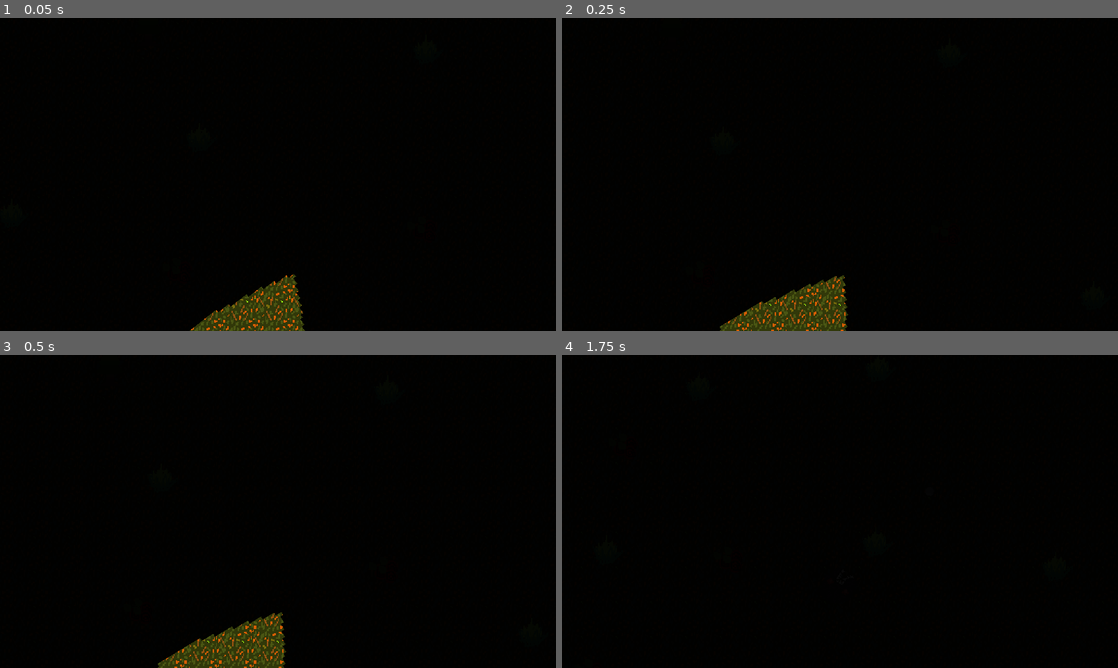
Above: before the commit, frames 1-4 (two rows, left to right).
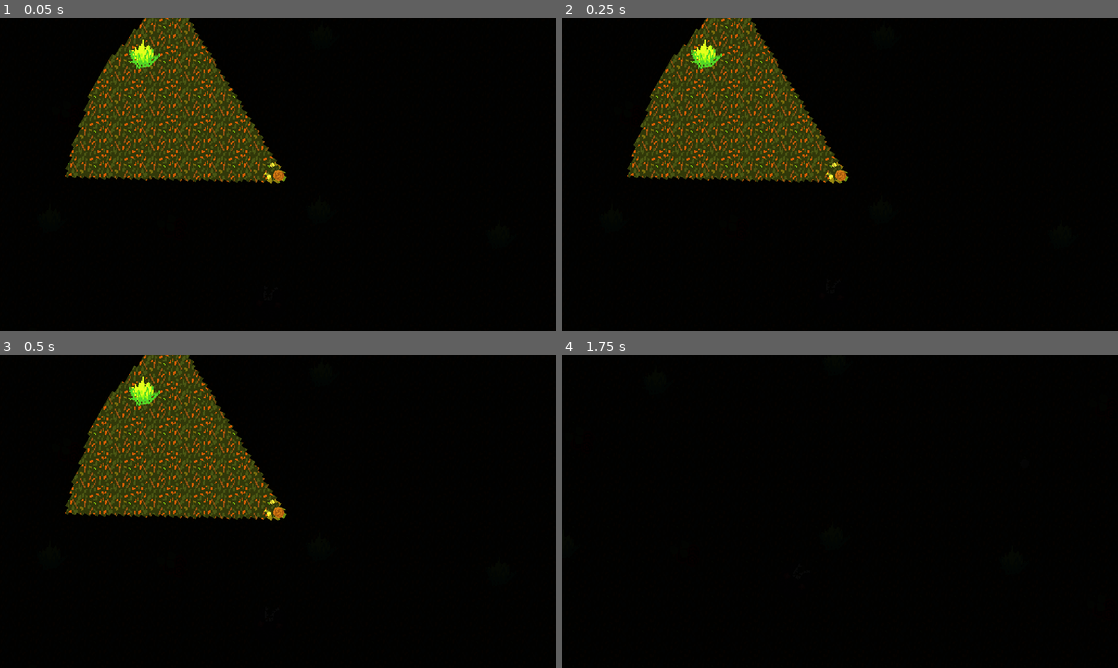
Above: after the commit, the same moments.

Repository: JMWProductions/mysterious-forest
Game: Godot game, scene res://scenes/World.tscn
The game is run twice, just before and just after one commit, with the same random seed, the same clock (stepped at 60 frames per second) and the same inputs.
Inputs (mouse positions are in pixels of both pictures, inside the frame that each line leads up to):
- Up to frame 1 (0.05 s): no input
- Up to frame 2 (0.25 s): no input
- Up to frame 3 (0.5 s): no input
- Up to frame 4 (1.75 s): tap Enter at 0.5 s; move the mouse to (962, 495) at 0.52 s; hold D (move_right) 0.53-1.28 s; click (962, 495) at 0.6 s; move the mouse to (728, 527) at 1.27 s; hold S (move_down) from 1.28 s (still down); click (728, 527) at 1.35 s

The runs differ from the first frame. In frame 1, 15% of the frame differs, in the area x 11-55%, y 0-100%; in frame 2, 16%; in frame 3, 16%, in the area x 11-52%, y 0-100%; in frame 4, less than 0.1%.
Error before the commit: Invalid get index 'position' (on base: 'previously freed instance'). (res://scripts/Boss.gd:19)
Error after the commit: Invalid get index 'position' (on base: 'previously freed instance'). (res://scripts/Camera2D.gd:10)

Commit message:
Fix camera

Diff:
--- a/scenes/World.tscn
+++ b/scenes/World.tscn
@@ -19,6 +19,11 @@
 position = Vector2( 0.694992, -2.58977 )
 script = ExtResource( 4 )
 
+[node name="Camera2D" type="Camera2D" parent="."]
+position = Vector2( 5.96046e-08, 2.6226e-06 )
+current = true
+script = ExtResource( 7 )
+
 [node name="Tile" type="Sprite" parent="."]
 position = Vector2( -807.384, -643.552 )
 texture = ExtResource( 5 )
@@ -458,11 +463,6 @@
 stream = ExtResource( 6 )
 autoplay = true
 
-[node name="Camera2D" type="Camera2D" parent="Player"]
-position = Vector2( -250, -142 )
-current = true
-script = ExtResource( 7 )
-
 [node name="Boss" parent="." instance=ExtResource( 3 )]
 position = Vector2( 241.03, 262.535 )
 
